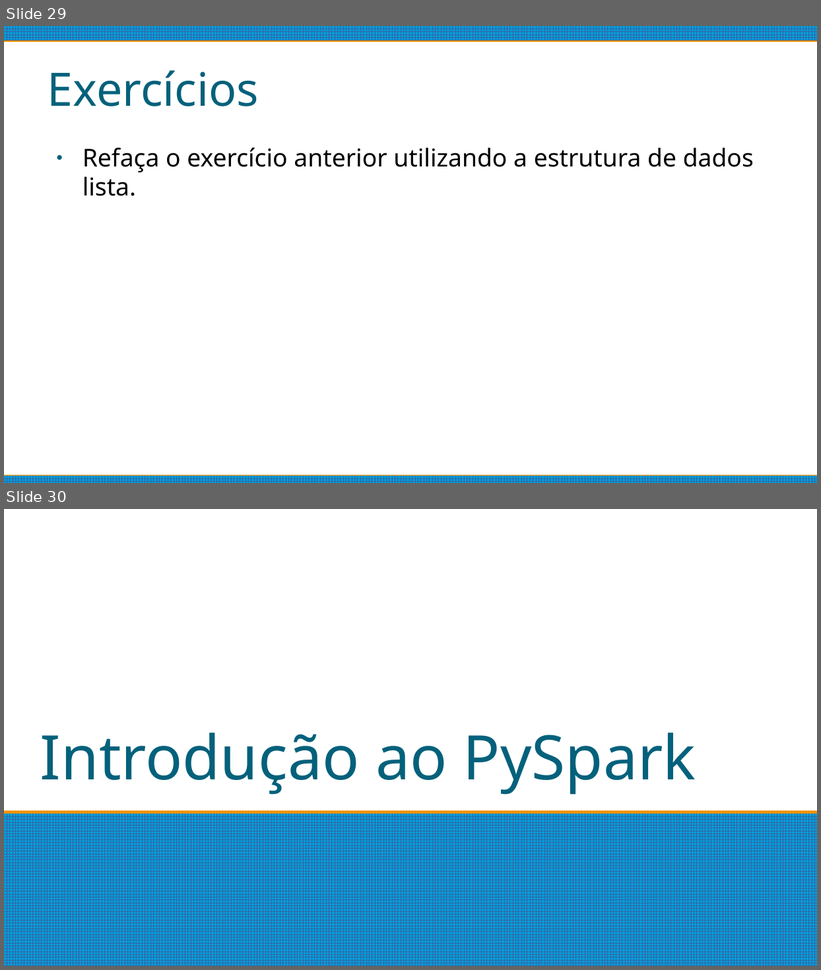
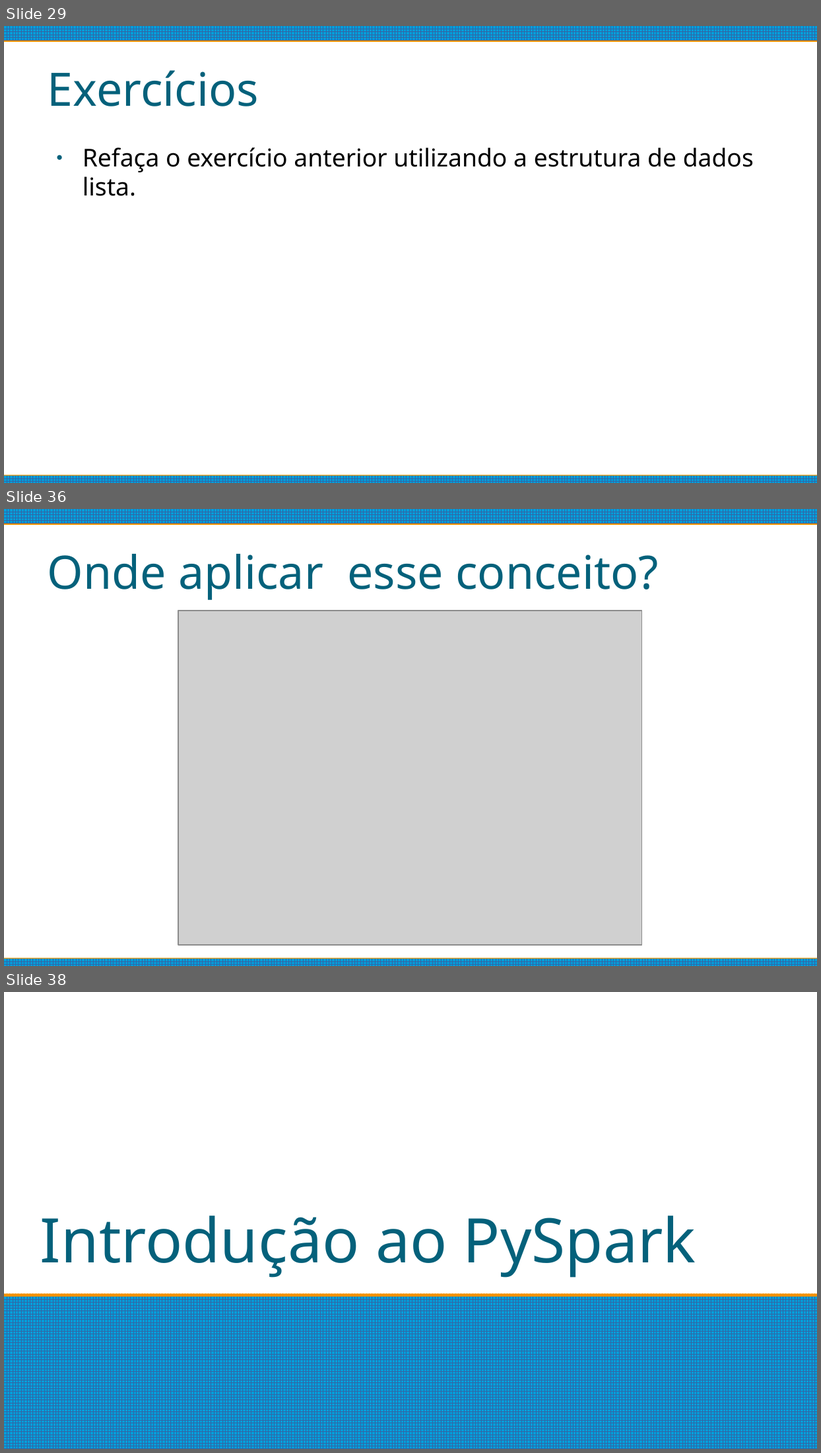
Before and after one commit to matheushpalves/estacioBigData, a slide deck: Introdução.odp. Shown one above the other, each under a label of ours: slides 29 and 30 before the commit, slides 29, 36 and 38 after it; the slides between them are not shown. The pictures are 821x970 and 821x1453 pixels, drawn with LibreOffice and Linux fonts; fonts in the diff are those of the drawing; grey boxes stand for pictures. Boxes give left, top, right and bottom in pixels: in the first picture for what was removed or moved away, otherwise in the second. Text is boxed around its words. In the diff, an @@ line names an element or a change of style, - is before the commit and + after.

```diff
--- a/Introdução.odp
+++ b/Introdução.odp
@@ slide 36 added at box(4, 509, 817, 966), background #FFFFFF; not listed: 2 template elements that a slide beside it also shows @@
@@ title added at box(48, 554, 659, 600), 45 pt, text #04617B @@
+Onde aplicar esse conceito?
@@ picture added at box(178, 611, 642, 946) @@
@@ what was slide 30 is now slide 38 @@
```
Also in this commit, not shown: 7 other slides added.
